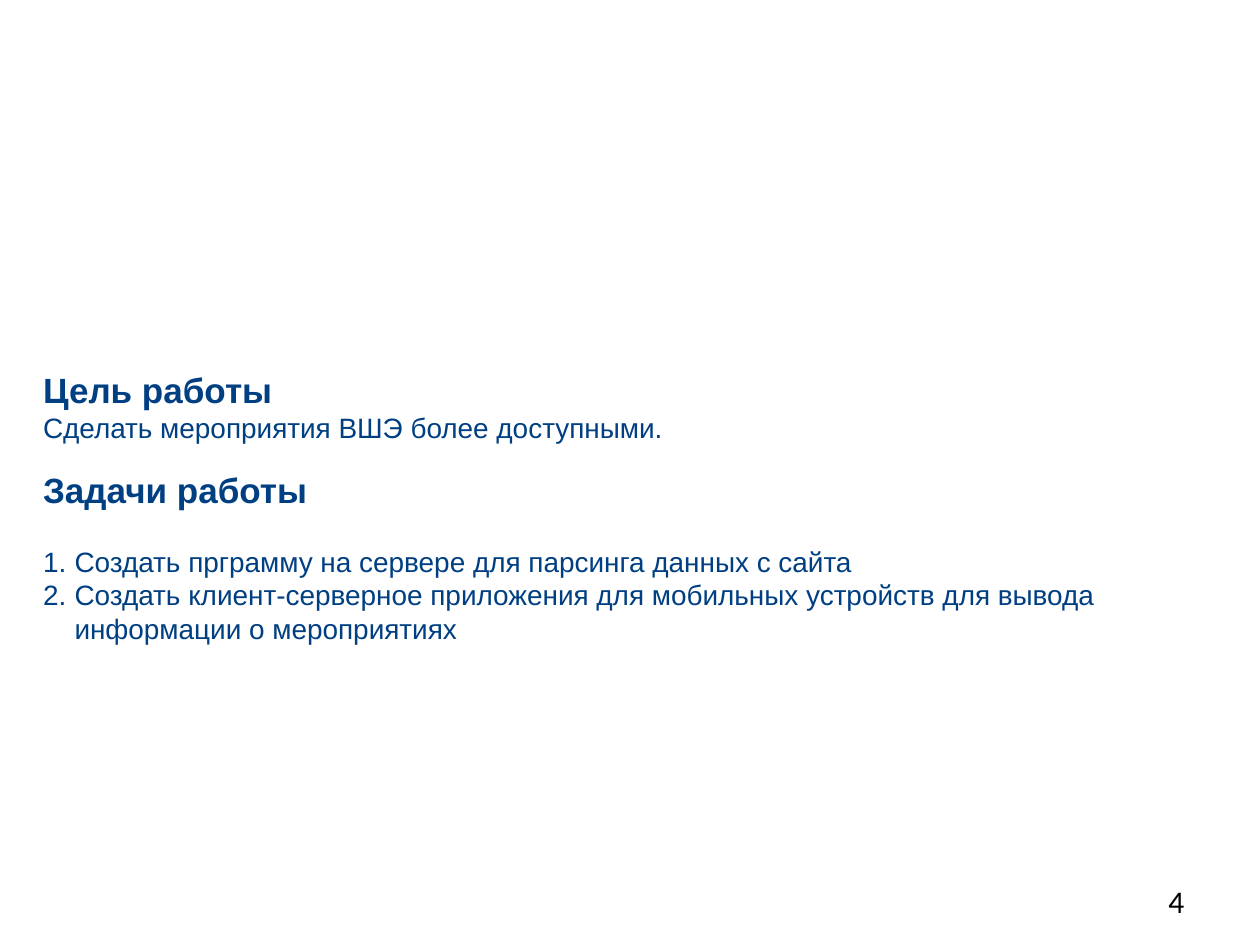
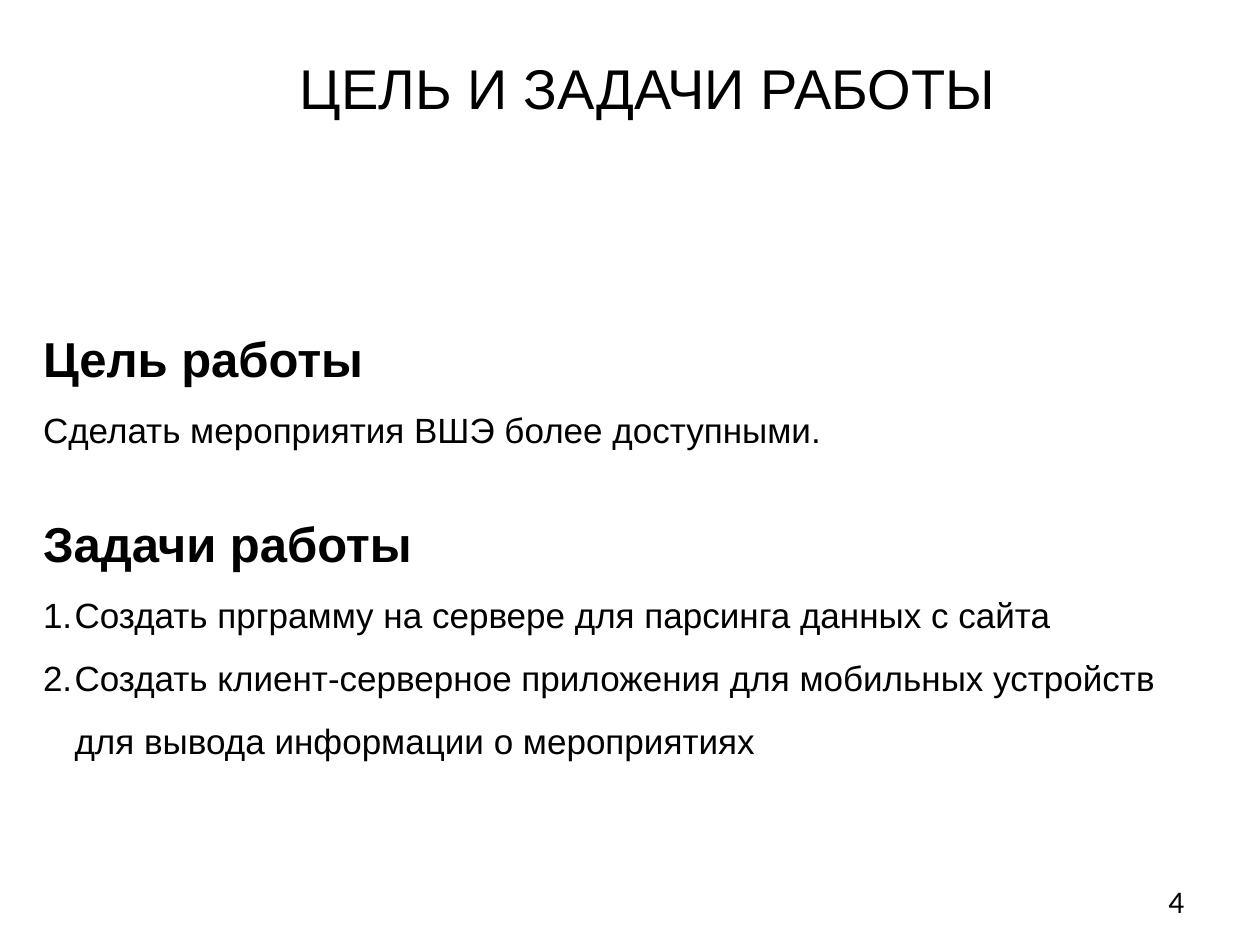
Before and after one commit to M2000h/HSE-APP, a slide deck: slide 4 of Презентация.pptx. Drawn at 1260x945 pixels with LibreOffice and Linux fonts; fonts in the diff are those of the drawing; background and template pictures are left out. Boxes give left, top, right and bottom in pixels: in the first picture for what was removed or moved away, otherwise in the second. Text is boxed around its words. In the diff, an @@ line names an element or a change of style, - is before the commit and + after.

```diff
--- a/Презентация.pptx
+++ b/Презентация.pptx
@@ text "ЦЕЛЬ И ЗАДАЧИ РАБОТЫ" at <box>300,70,995,120</box>: size 24 to 32 pt, text colour #FFFFFF to #000000, bold off; alignment left to centre @@
@@ text "Цель работы Сделать мероприятия ВШЭ ...": place and size @@
-text "Цель работы Сделать мероприятия ВШЭ ..." at <box>43,377,1094,644</box>
+text "Цель работы Сделать мероприятия ВШЭ ..." at <box>43,341,1154,760</box>
@@ text "Цель работы Сделать мероприятия ВШЭ ..." at <box>43,341,1154,760</box>: size 20 to 28 pt in "Цель работы", "Задачи работы"; size 16 to 20 pt in "Сделать мероприятия ВШЭ более доступными.", "Создать прграмму на сервере для парсинга данных ...", "Создать клиент-серверное приложения для мобильных устройств  ..."; text colour #003F82 to #000000; line spacing 1 to 1.5 @@
```
Also in this commit, not shown: 13 other slides changed, 1 slide added, 2 slides removed, 1 other file.
